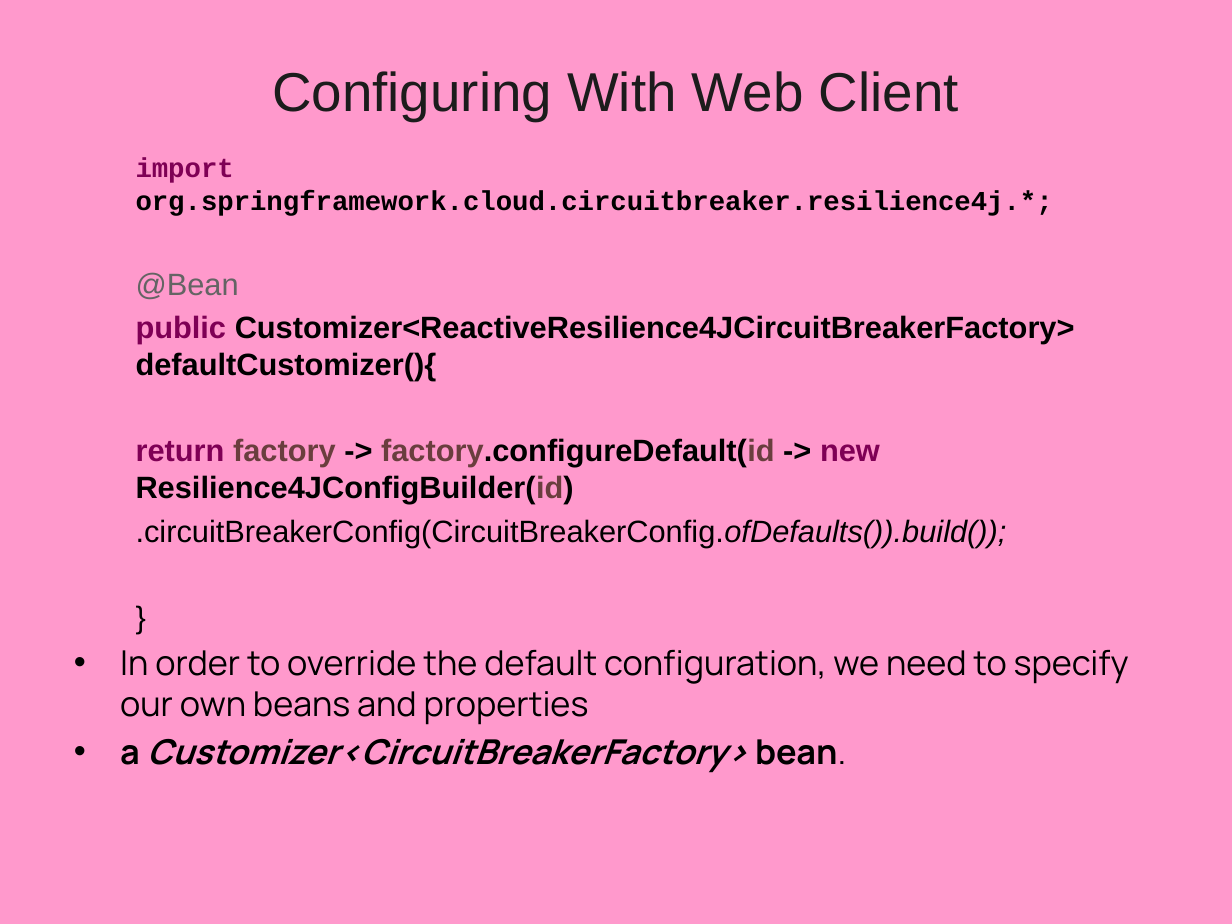
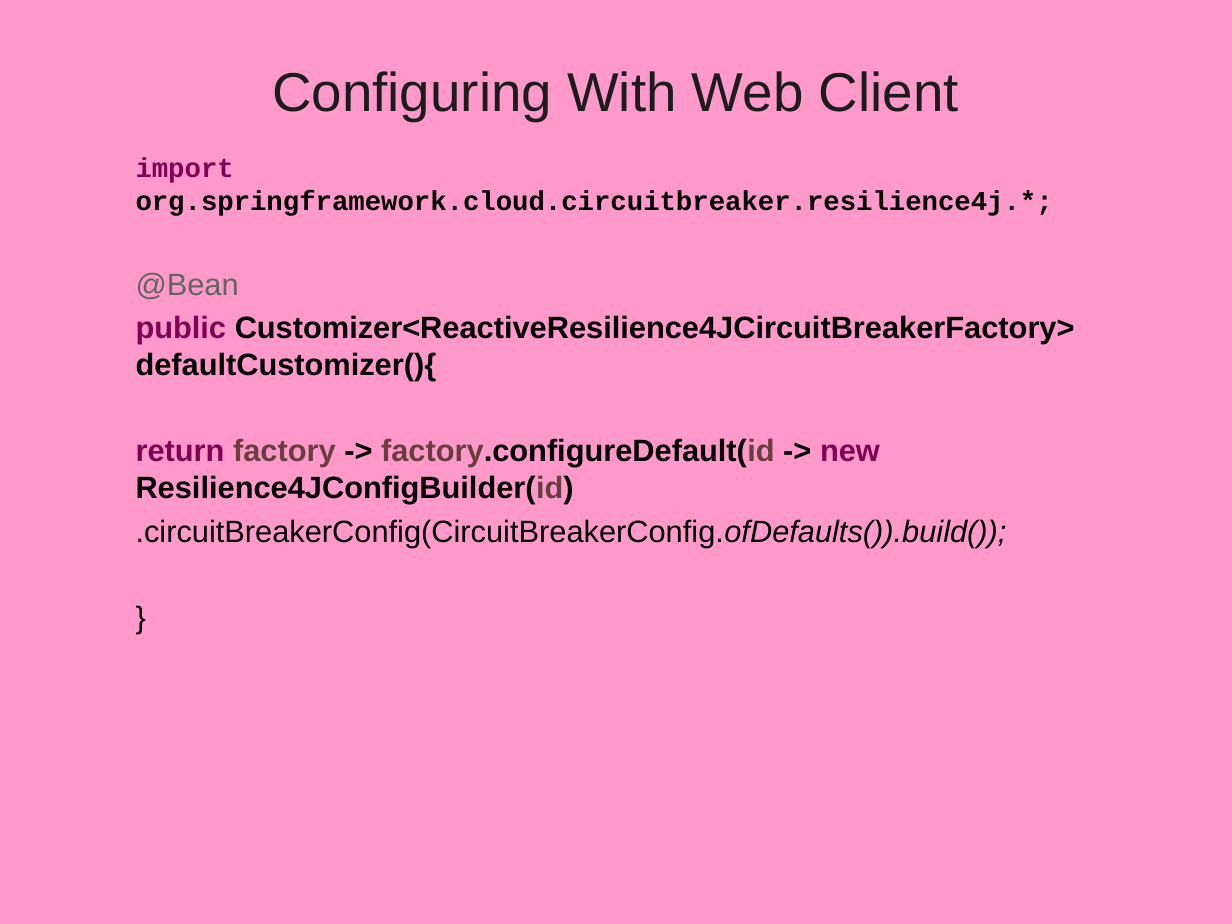
Before and after one commit to vatsanTraining/training_oct_2025, a slide deck: slide 62 of MicroService_Module2_Bajaj.pptx (slide 64 before the commit). Drawn at 1232x924 pixels with LibreOffice and Linux fonts; fonts in the diff are those of the drawing; background and template pictures are left out. Boxes give left, top, right and bottom in pixels: in the first picture for what was removed or moved away, otherwise in the second. Text is boxed around its words. In the diff, an @@ line names an element or a change of style, - is before the commit and + after.

```diff
--- a/MicroService_Module2_Bajaj.pptx
+++ b/MicroService_Module2_Bajaj.pptx
@@ text at <box>120,650,1129,773</box>: paragraphs removed @@
-• In order to override the default configuration, we need to specify our own beans and properties
-• a Customizer<CircuitBreakerFactory> bean.
```
Also in this commit, not shown: 5 other slides changed, 2 slides removed, 1 other file.
